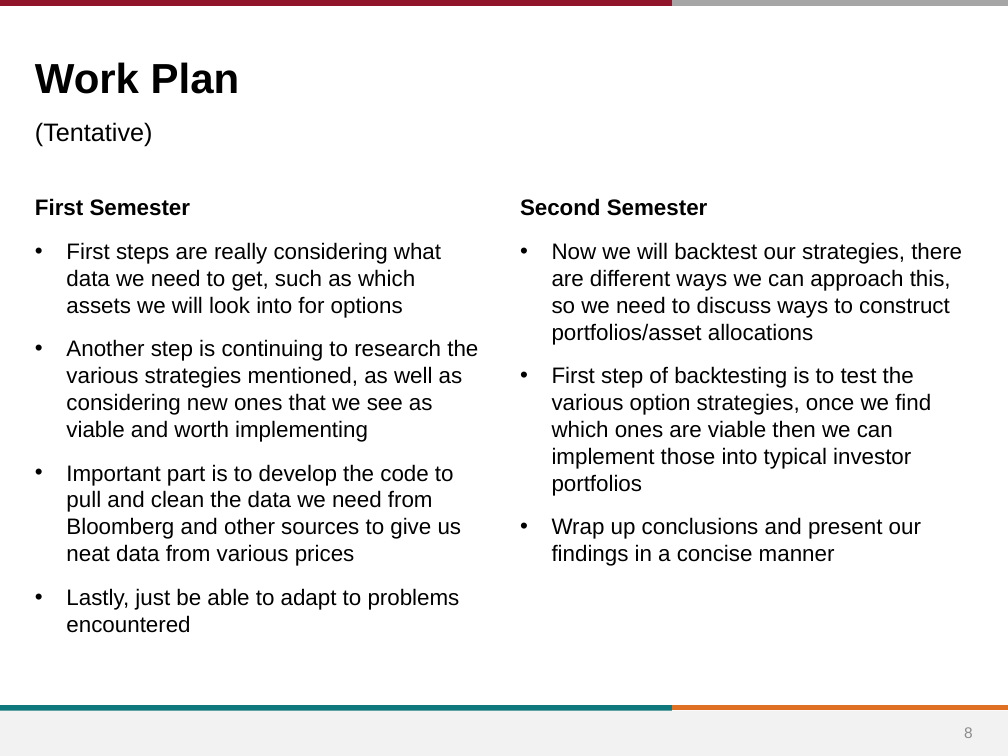
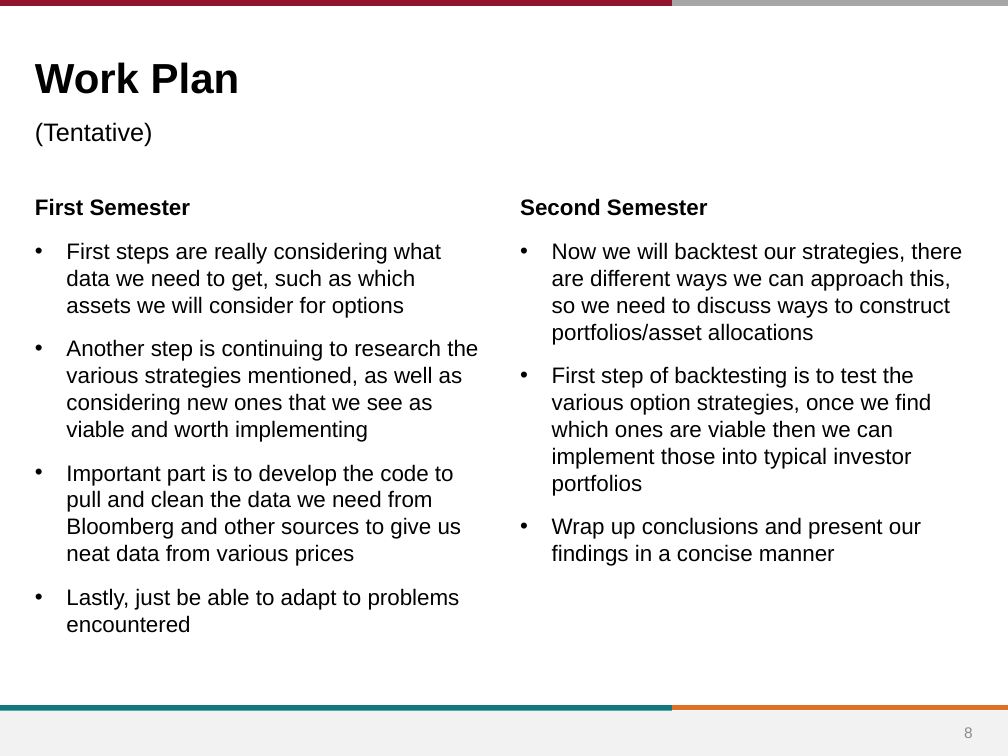
Before and after one commit to greggiordano12/MGT-411, a slide deck: slide 8 of Proposal/Options_Proposal.pptx. Drawn at 1008x756 pixels with LibreOffice and Linux fonts; fonts in the diff are those of the drawing; background and template pictures are left out. Boxes give left, top, right and bottom in pixels: in the first picture for what was removed or moved away, otherwise in the second. Text is boxed around its words. In the diff, an @@ line names an element or a change of style, - is before the commit and + after.

```diff
--- a/Proposal/Options_Proposal.pptx
+++ b/Proposal/Options_Proposal.pptx
@@ text at (x1=66, y1=242, x2=441, y2=318): text changed @@
-• First steps are really considering what data we need to get, such as which assets we will look into for options
+• First steps are really considering what data we need to get, such as which assets we will consider for options
```
Also in this commit, not shown: 6 other slides changed, 2 slides added, 3 slides removed, 9 other files.
